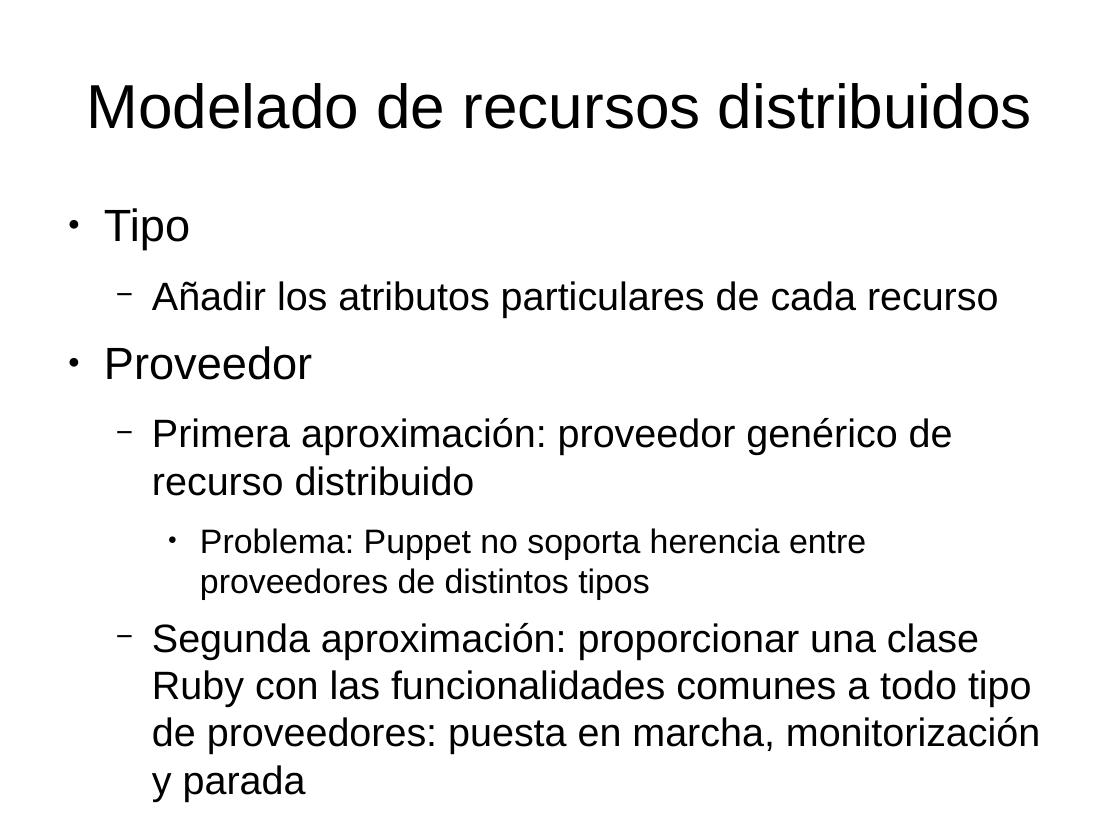
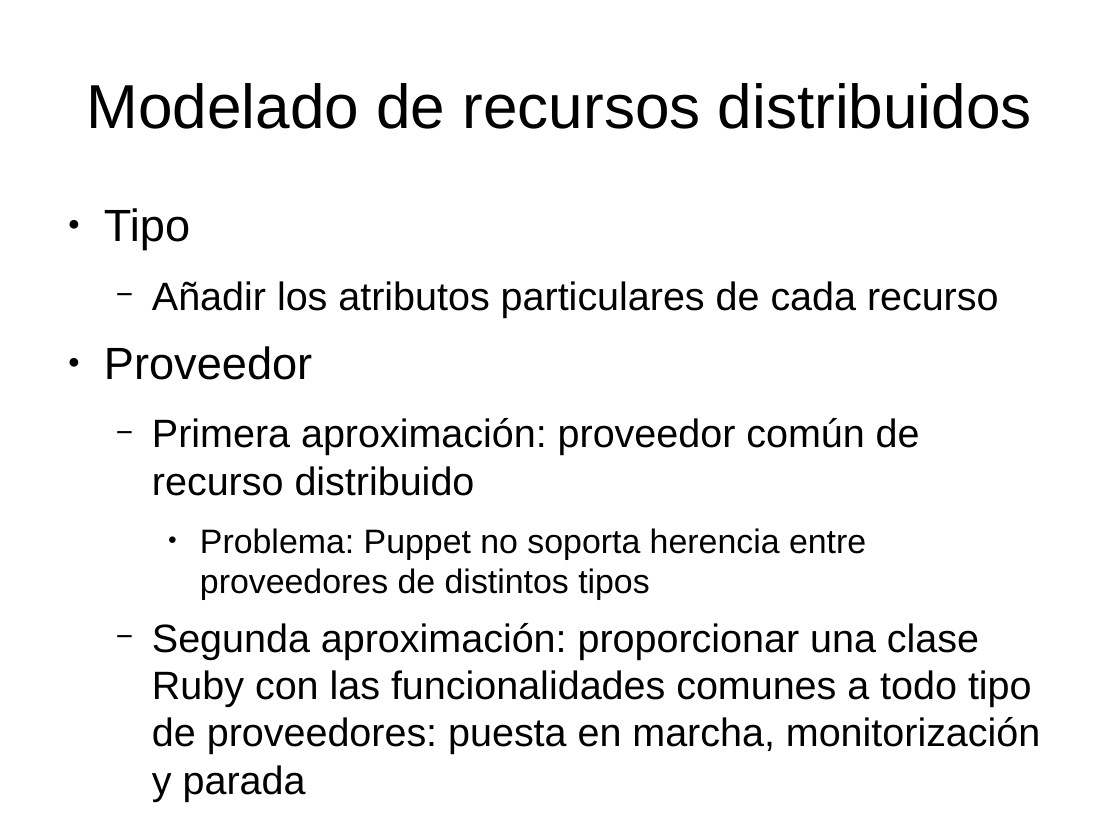
Before and after one commit to dcere/pfc, a slide deck: slide 11 of adm/presentacion/presentacion.odp (slide 14 before the commit). Drawn at 1120x840 pixels with LibreOffice and Linux fonts; fonts in the diff are those of the drawing. Boxes give left, top, right and bottom in pixels: in the first picture for what was removed or moved away, otherwise in the second. Text is boxed around its words. In the diff, an @@ line names an element or a change of style, - is before the commit and + after.

```diff
--- a/adm/presentacion/presentacion.odp
+++ b/adm/presentacion/presentacion.odp
@@ text at (152,418,920,496): text changed @@
-  − Primera aproximación: proveedor genérico de recurso distribuido
+  − Primera aproximación: proveedor común de recurso distribuido
```
Also in this commit, not shown: 7 other slides changed, 7 slides added, 5 slides removed, 1 other file.
